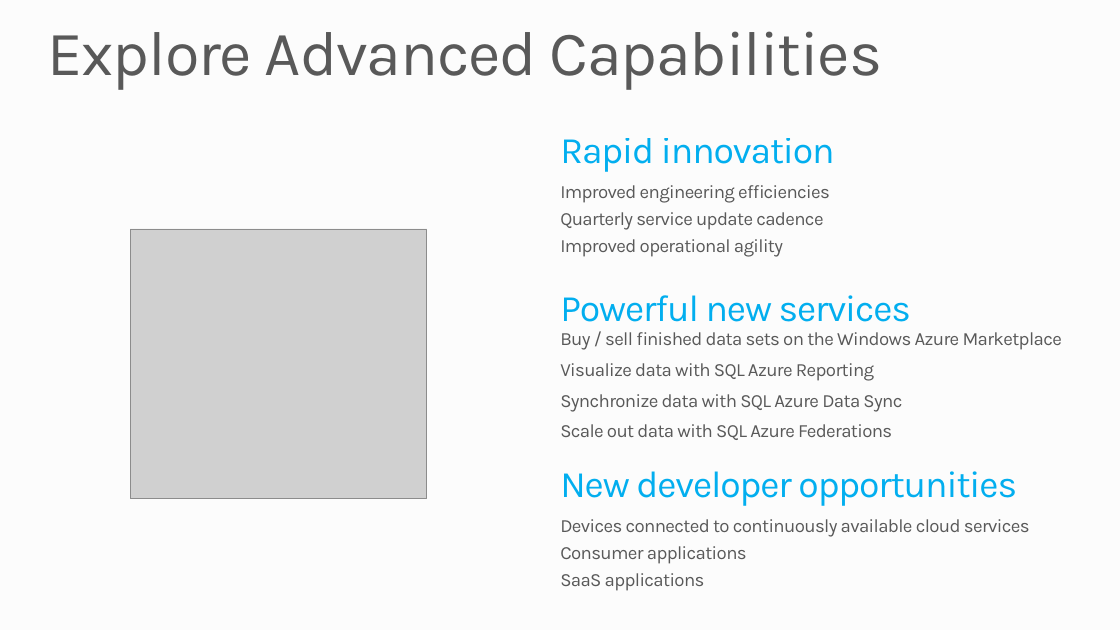
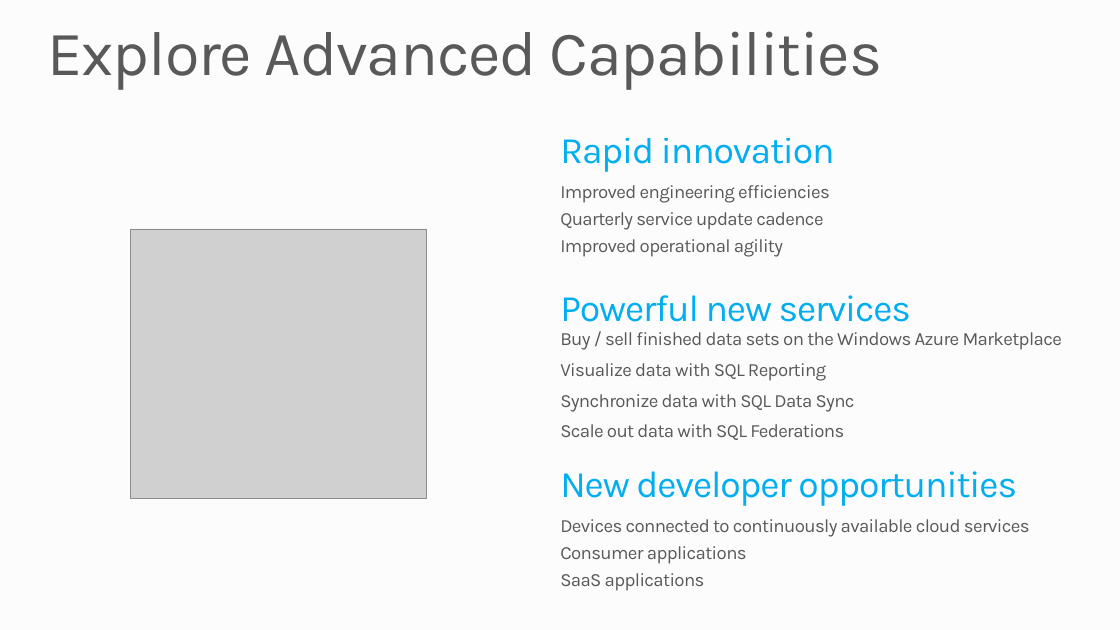
Before and after one commit to mwasham/WATK-Presentations, a slide deck: slide 21 of WindowsAzureSQLDatabase/WindowsAzureSQLDatabase.pptx. Drawn at 1120x630 pixels with LibreOffice and Linux fonts; fonts in the diff are those of the drawing; grey boxes stand for pictures; background and template pictures are left out. Boxes give left, top, right and bottom in pixels: in the first picture for what was removed or moved away, otherwise in the second. Text is boxed around its words. In the diff, an @@ line names an element or a change of style, - is before the commit and + after.

Commit message:
renamed the sql azure folders and updated the decks to replace SQL Azure with SQL Database

```diff
--- a/WindowsAzureSQLDatabase/WindowsAzureSQLDatabase.pptx
+++ b/WindowsAzureSQLDatabase/WindowsAzureSQLDatabase.pptx
@@ text at (560, 363, 855, 440): text changed @@
-  Visualize data with SQL Azure Reporting
-  Synchronize data with SQL Azure Data Sync
-  Scale out data with SQL Azure Federations
+  Visualize data with SQL Reporting
+  Synchronize data with SQL Data Sync
+  Scale out data with SQL Federations
```
Also in this commit, not shown: 20 other slides changed, 9 other files.
